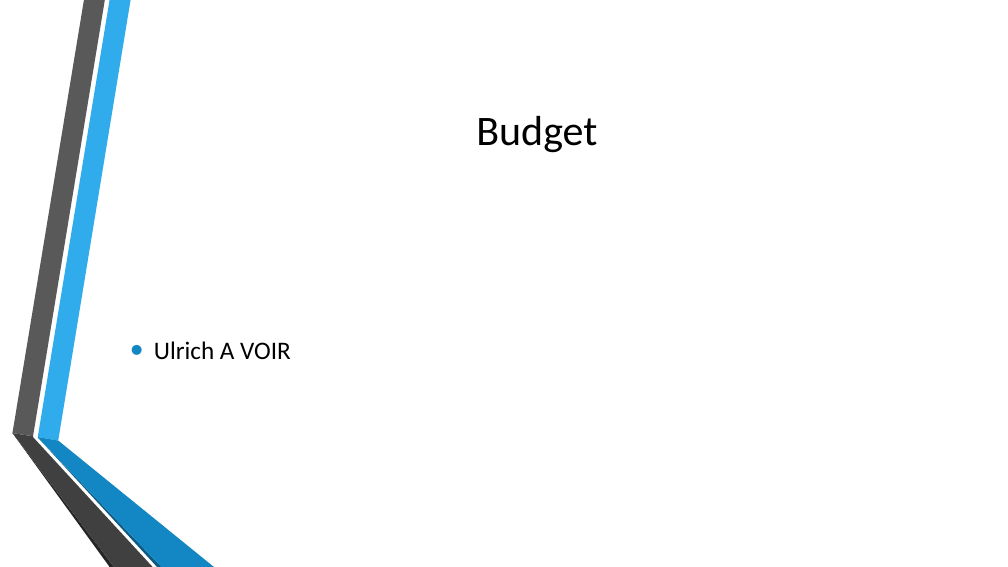
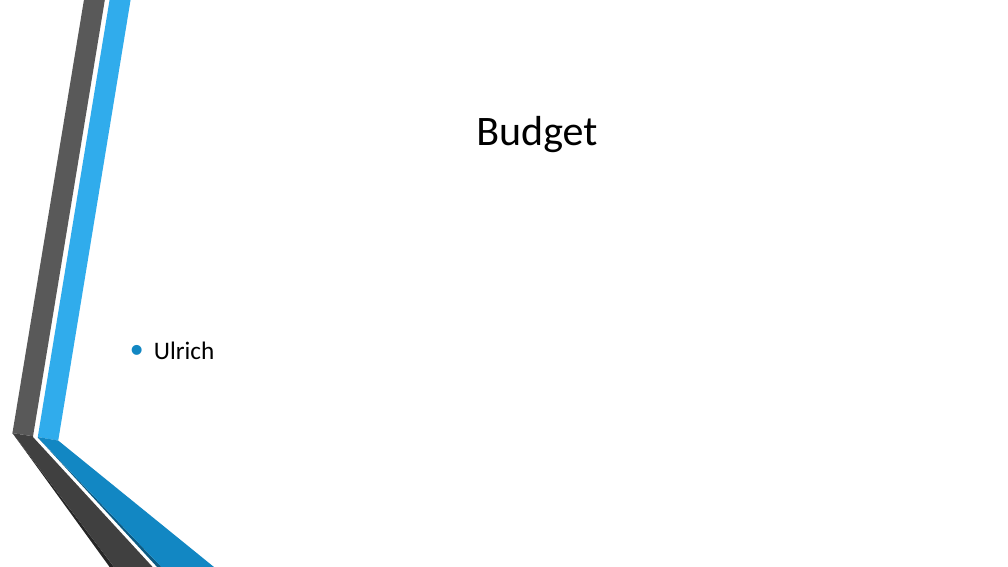
Before and after one commit to Chycrat/snir-co, a slide deck: slide 24 of LIVRABLE-4/Présentation livrable 4.pptx (slide 22 before the commit). Drawn at 1008x567 pixels with LibreOffice and Linux fonts; fonts in the diff are those of the drawing; background and template pictures are left out. Boxes give left, top, right and bottom in pixels: in the first picture for what was removed or moved away, otherwise in the second. Text is boxed around its words. In the diff, an @@ line names an element or a change of style, - is before the commit and + after.

```diff
--- a/LIVRABLE-4/Présentation livrable 4.pptx
+++ b/LIVRABLE-4/Présentation livrable 4.pptx
@@ text at <box>154,341,214,359</box>: text changed @@
-• Ulrich A VOIR
+• Ulrich
```
Also in this commit, not shown: 2 slides added.
